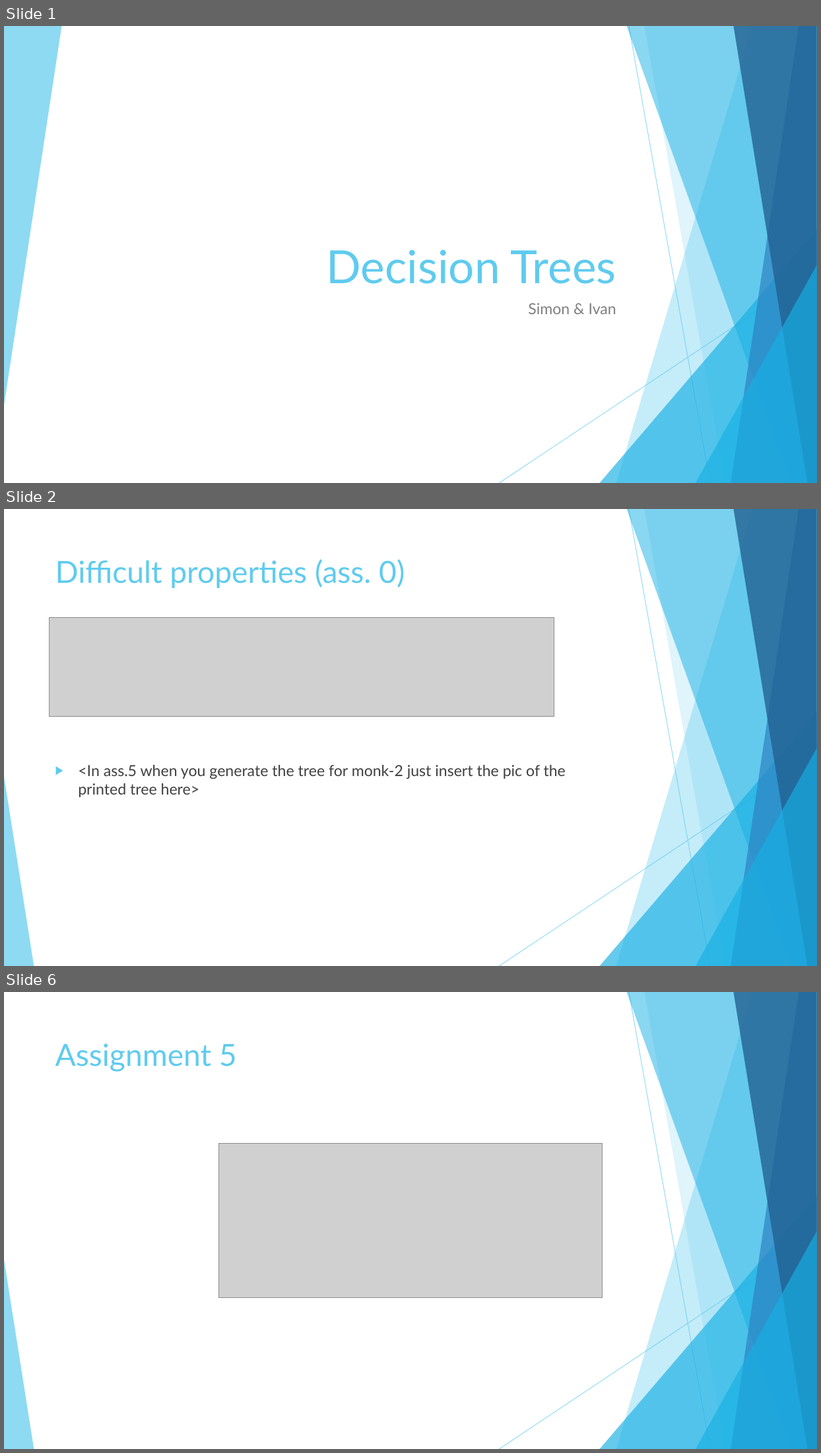
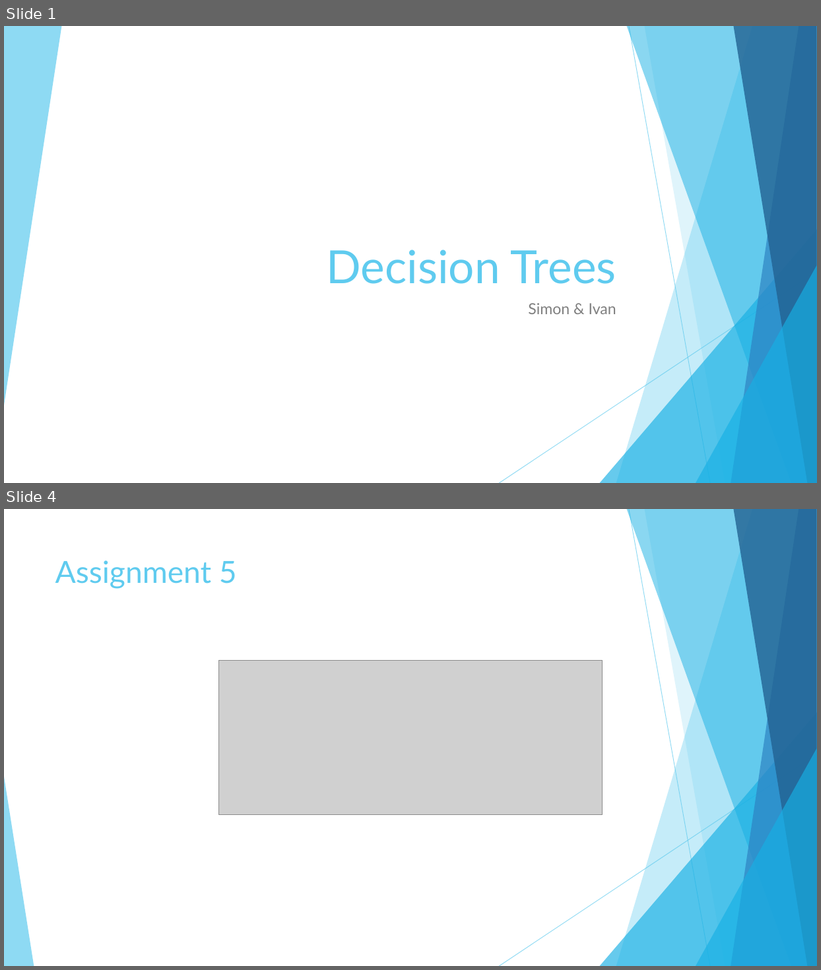
Before and after one commit to Ivan-Klabucar/Machine-Learning, a slide deck: Presentation3.pptx. Shown one above the other, each under a label of ours: slides 1, 2 and 6 before the commit, slides 1 and 4 after it; the slides between them are not shown. The pictures are 821x1453 and 821x970 pixels, drawn with LibreOffice and Linux fonts; fonts in the diff are those of the drawing; grey boxes stand for pictures. Boxes give left, top, right and bottom in pixels: in the first picture for what was removed or moved away, otherwise in the second. Text is boxed around its words. In the diff, an @@ line names an element or a change of style, - is before the commit and + after.

```diff
--- a/Presentation3.pptx
+++ b/Presentation3.pptx
@@ slide 2 removed at <box>4,509,817,966</box>, background #FFFFFF; not listed: 10 template elements that a slide beside it also shows @@
@@ title removed at <box>55,559,405,588</box> @@
-Difficult properties (ass. 0)
@@ picture removed at <box>49,618,554,717</box> @@
@@ text removed at <box>78,765,566,797</box> @@
-▶ <In ass.5 when you generate the tree for monk-2 just insert the pic of the printed tree here>
@@ what was slide 6 is now slide 4 @@
```
Also in this commit, not shown: 4 slides changed, 4 slides added, 1 other slide removed.
